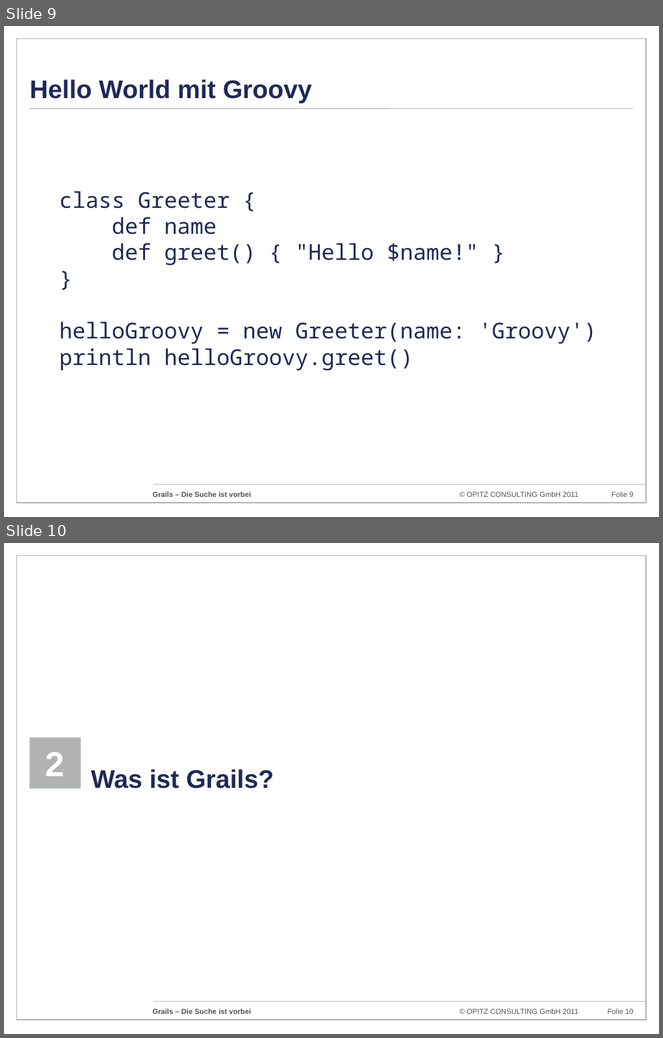
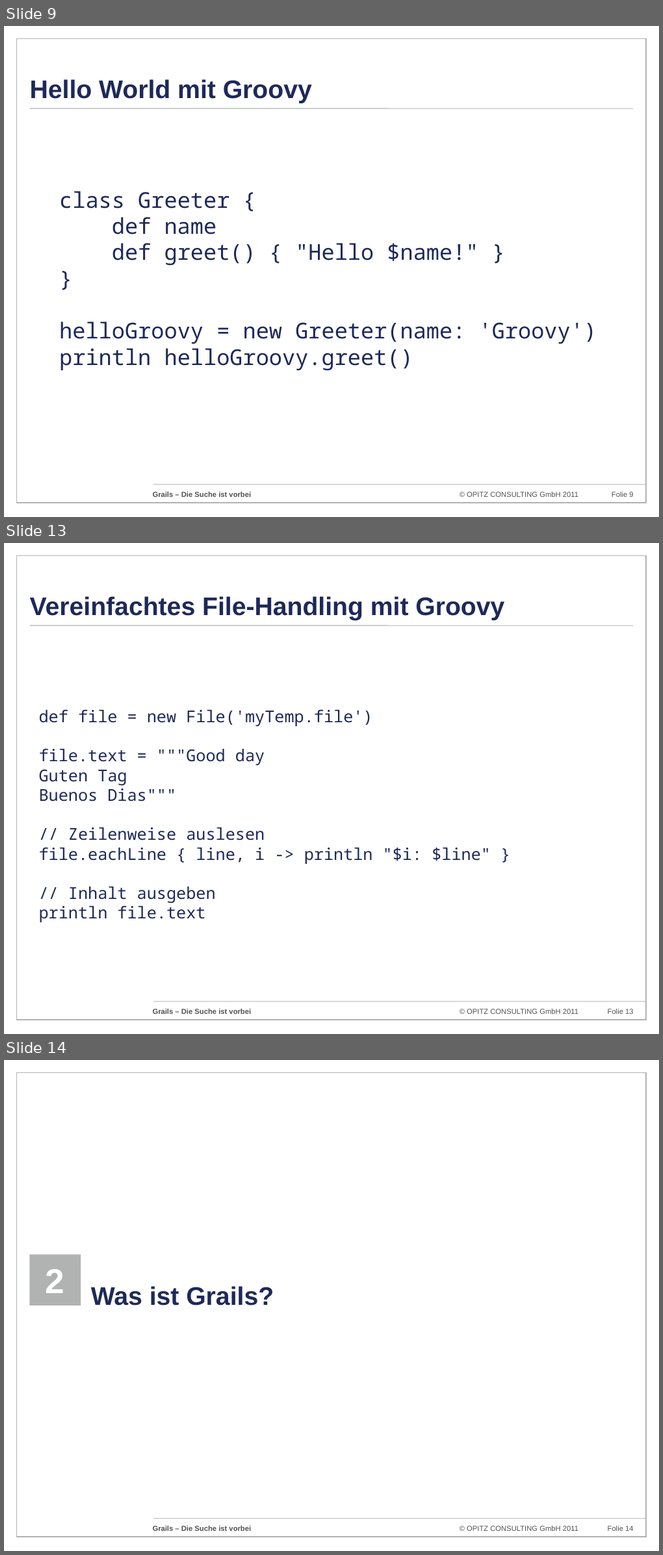
Before and after one commit to codescape/presentations, a slide deck: grails-die-suche-ist-vorbei/grails-doagkonferenz-2011.pptx. Shown one above the other, each under a label of ours: slides 9 and 10 before the commit, slides 9, 13 and 14 after it; the slides between them are not shown. The pictures are 663x1038 and 663x1555 pixels, drawn with LibreOffice and Linux fonts; fonts in the diff are those of the drawing; background and template pictures are left out. Boxes give left, top, right and bottom in pixels: in the first picture for what was removed or moved away, otherwise in the second. Text is boxed around its words. In the diff, an @@ line names an element or a change of style, - is before the commit and + after.

```diff
--- a/grails-die-suche-ist-vorbei/grails-doagkonferenz-2011.pptx
+++ b/grails-die-suche-ist-vorbei/grails-doagkonferenz-2011.pptx
@@ slide 13 added at (4, 543, 659, 1034), background #FFFFFF; not listed: 6 template elements that a slide beside it also shows @@
@@ title added at (30, 596, 504, 620), 28 pt, text #1E2959, bold @@
+Vereinfachtes File-Handling mit Groovy
@@ text added at (39, 709, 491, 923), 18 pt, text #1E2959 @@
+def file = new File('myTemp.file')
+file.text = """Good day
+Guten Tag
+Buenos Dias"""
+// Zeilenweise auslesen
+file.eachLine { line, i -> println "$i: $line" }
+// Inhalt ausgeben
+println file.text
@@ what was slide 10 is now slide 14 @@
@@ page number at (608, 1526, 633, 1531): text changed @@
-Folie 10
+Folie 14
```
Also in this commit, not shown: 1 slide changed, 5 other slides added.
